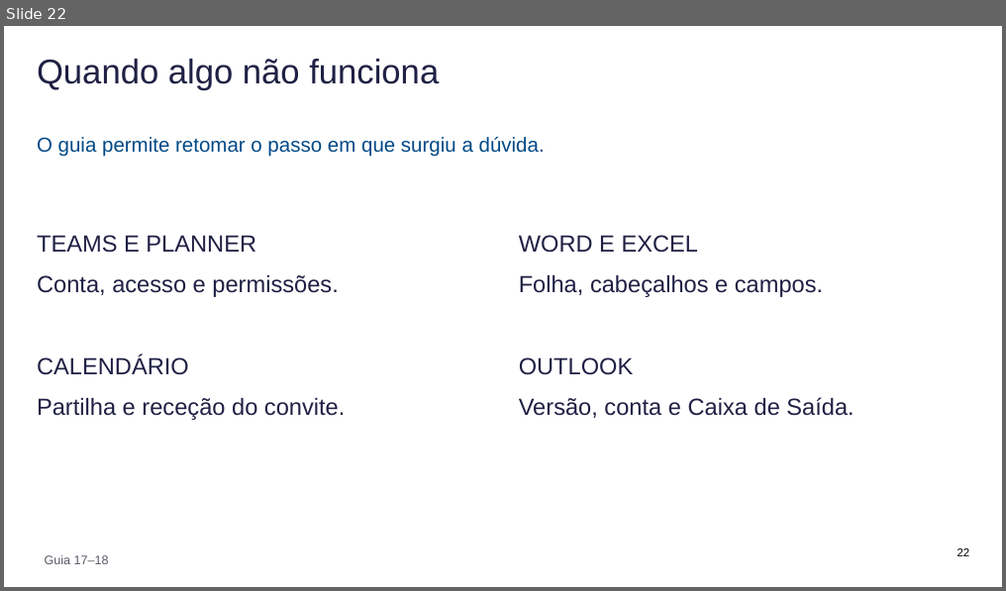
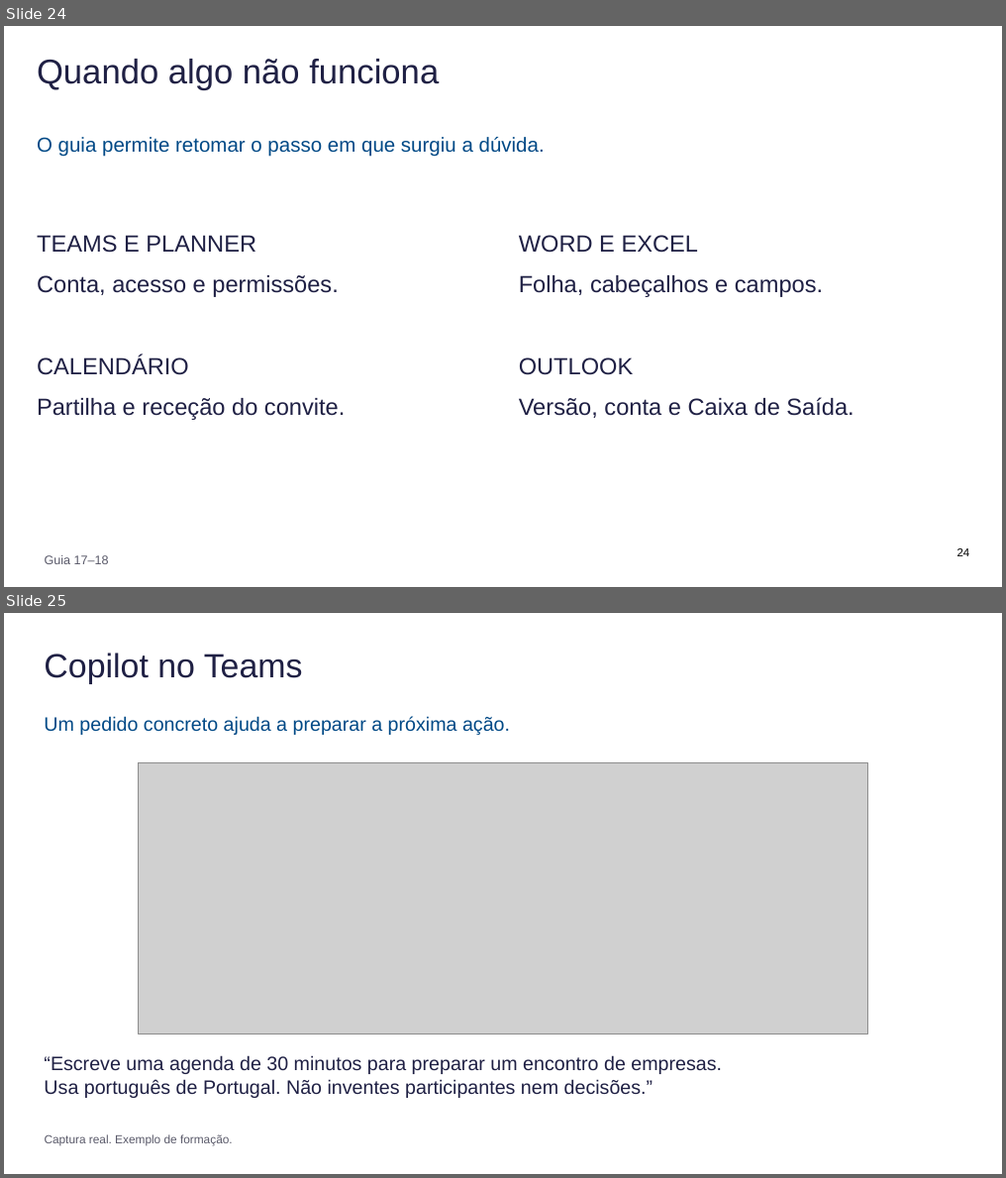
Before and after one commit to mpspmf/AIP-Tuturials, a slide deck: ASTRA/AIP_Apresentacao.pptx. Shown one above the other, each under a label of ours: slide 22 before the commit, slides 24 and 25 after it. The pictures are 1006x591 and 1006x1178 pixels, drawn with LibreOffice and Linux fonts; fonts in the diff are those of the drawing; grey boxes stand for pictures. Boxes give left, top, right and bottom in pixels: in the first picture for what was removed or moved away, otherwise in the second. Text is boxed around its words. In the diff, an @@ line names an element or a change of style, - is before the commit and + after.

```diff
--- a/ASTRA/AIP_Apresentacao.pptx
+++ b/ASTRA/AIP_Apresentacao.pptx
@@ slide 25 added at [4,613,1002,1174], background #FFFFFF @@
@@ text added at [44,653,303,684], 32.2 pt, text #1F2044 @@
+Copilot no Teams
@@ text added at [44,716,510,735], 18.8 pt, text #004986 @@
+Um pedido concreto ajuda a preparar a próxima ação.
@@ picture added at [138,762,868,1034] @@
@@ text added at [44,1056,722,1098], 18.8 pt, text #1F2044 @@
+“Escreve uma agenda de 30 minutos para preparar um encontro de empresas.
+Usa português de Portugal. Não inventes participantes nem decisões.”
@@ text added at [45,1135,233,1147], 11.2 pt, text #5A5A6A @@
+Captura real. Exemplo de formação.
@@ what was slide 22 is now slide 24 @@
@@ page number at [957,549,970,557]: text changed @@
-22
+24
```
Also in this commit, not shown: 1 slide changed, 12 other slides added, 8 slides removed, 6 other files.
